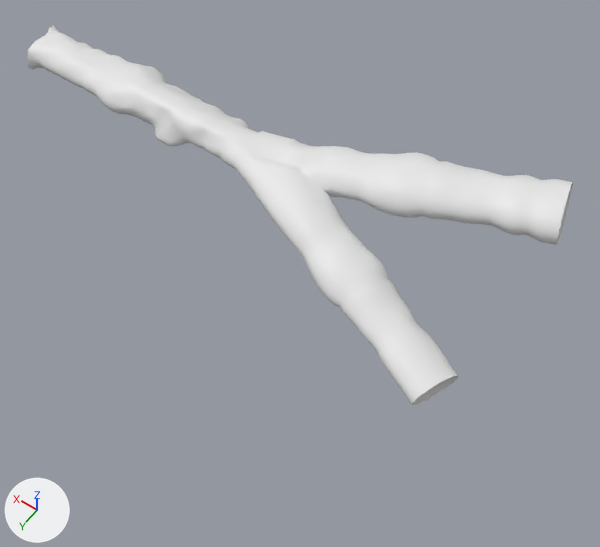
A saved change to the Blender file models/tunnel02/tunnel02.blend.
Both versions are drawn from a 50 mm camera at (-38.1, 32.7, 40.8) aimed at (-18.0, 4.7, -3.3). The lights are fixed; the arrows at lower left show +X, +Y and +Z.

The first picture shows 'section01'.
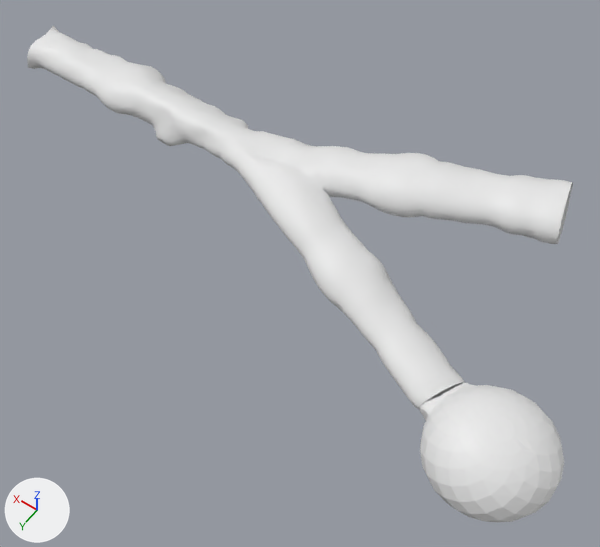
What differs and where, as boxes (x1, y1, x2, y2) in the pictures (600 x 547 px):
'section01', reshaped (31% taller)
    before: (27, 25, 573, 405)
    after: (27, 25, 573, 522)
part 1 of me_cylinder, added
    after: (419, 383, 564, 522)
part 2 of me_cylinder, built on
    before: (408, 370, 458, 405)
    after: (409, 366, 465, 410)

The change, as a list of edits to the scene's bpy script:
```text
Change me_cylinder:
    used by ob_section01; location = (0.0, 0.0, 0.0)
    remove me_cylinder.from_pydata(...)  # 4753 vertices, 4706 faces; spans x -31.8..10.6, y -7.6..9.6, z -3.0..3.7
    add me_cylinder.from_pydata(...)  # 5379 vertices, 5332 faces; spans x -38.6..10.6, y -7.6..13.7, z -4.5..3.7
    me_cylinder part 1: a new loose piece of 594 vertices spanning x -38.6..-30.0, y 5.8..13.7, z -4.5..1.0
    me_cylinder part 2
    32 faces are deleted
    4 vertices in x -30.8..-29.8, y 6.4..8.6, z -2.8..-2.1 move by (-0.6, 0.1, 0.1)
    4 vertices in x -30.4..-29.9, y 7.1..8.3, z -2.9..-2.8 move by (-0.6, 0.1, 0.2)
    4 vertices in x -30.5..-29.9, y 7.4..8.9, z -1.1..-1.0 move by (-0.5, 0.0, -0.2)
    4 vertices in x -30.2..-29.7, y 8.3..9.3, z -1.3..-1.0 move by (-0.4, 0.0, -0.2)
    3 vertices in x -29.6..-29.5, y 9.1..9.4, z -2.6..-2.3 move by (-0.5, 0.1, 0.1)
    13 vertices move from x -30.8..-29.5, y 6.4..9.6, z -3.0..-1.2 to x -31.4..-30.0, y 6.6..9.6, z -2.7..-1.4
    32 vertices are added at x -31.0..-29.6, y 6.3..9.6, z -2.8..-1.1
    64 new faces join them, smooth
```
